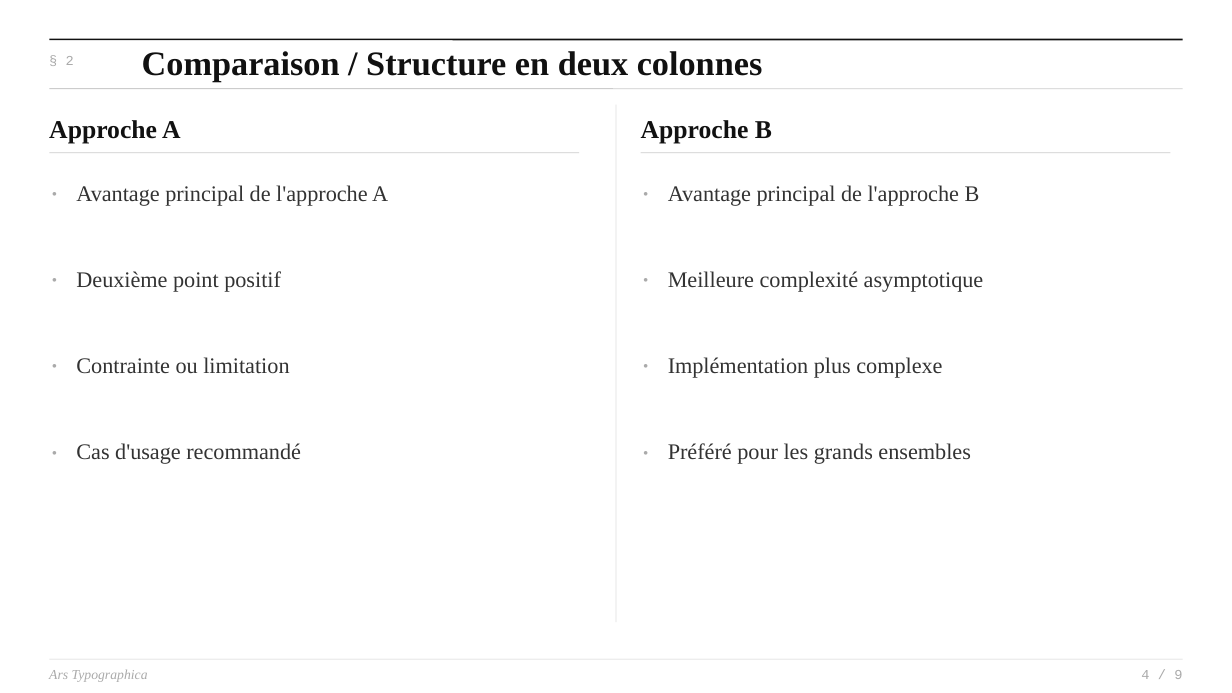
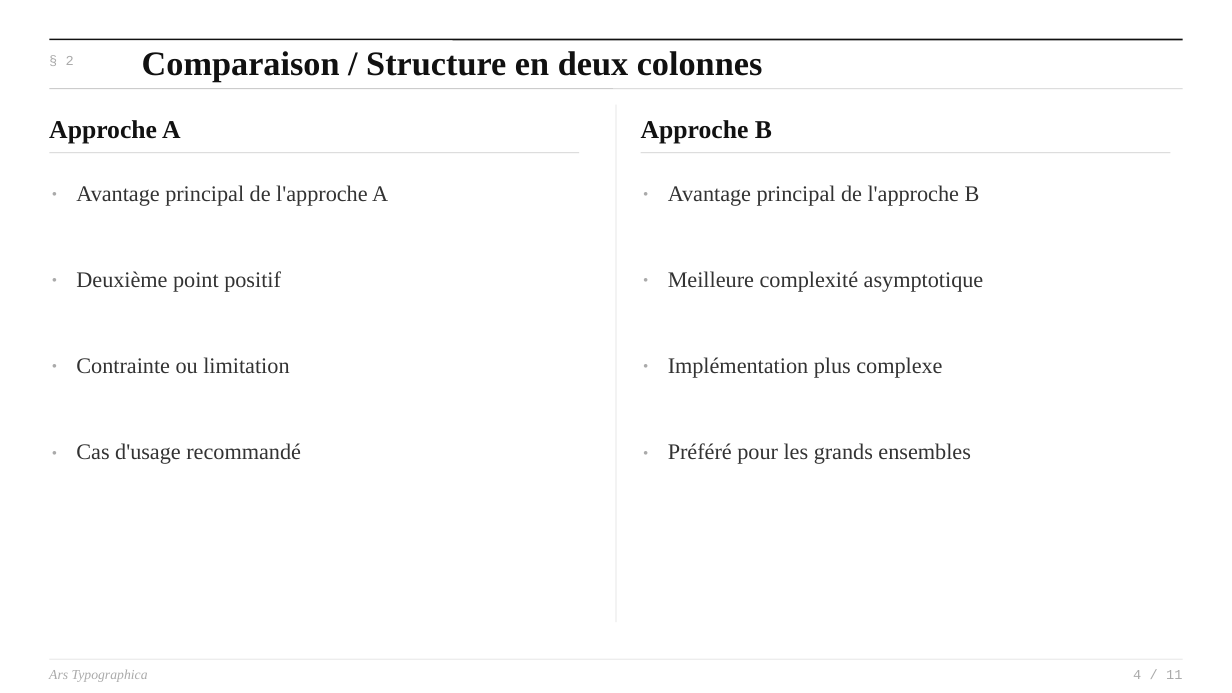
Before and after one commit to dreanod/oc25, a slide deck: slide 4 of repos/website/template_charte.pptx. Drawn at 1232x693 pixels with LibreOffice and Linux fonts; fonts in the diff are those of the drawing. Boxes give left, top, right and bottom in pixels: in the first picture for what was removed or moved away, otherwise in the second. Text is boxed around its words. In the diff, an @@ line names an element or a change of style, - is before the commit and + after.

```diff
--- a/repos/website/template_charte.pptx
+++ b/repos/website/template_charte.pptx
@@ text at (1133,670,1182,679): text changed @@
-4 / 9
+4 / 11
```
Also in this commit, not shown: 6 other slides changed, 2 slides added, 33 other files.
